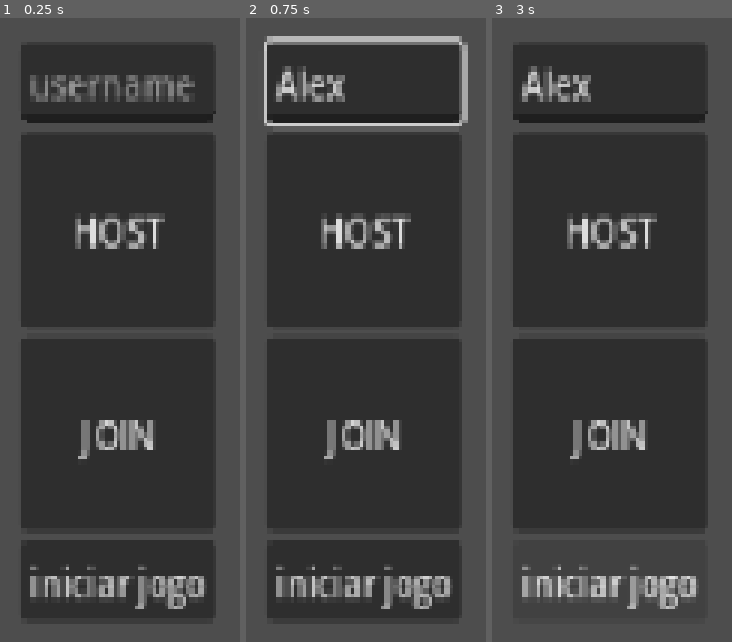
Above: before the commit, frames 1-3 (left to right).
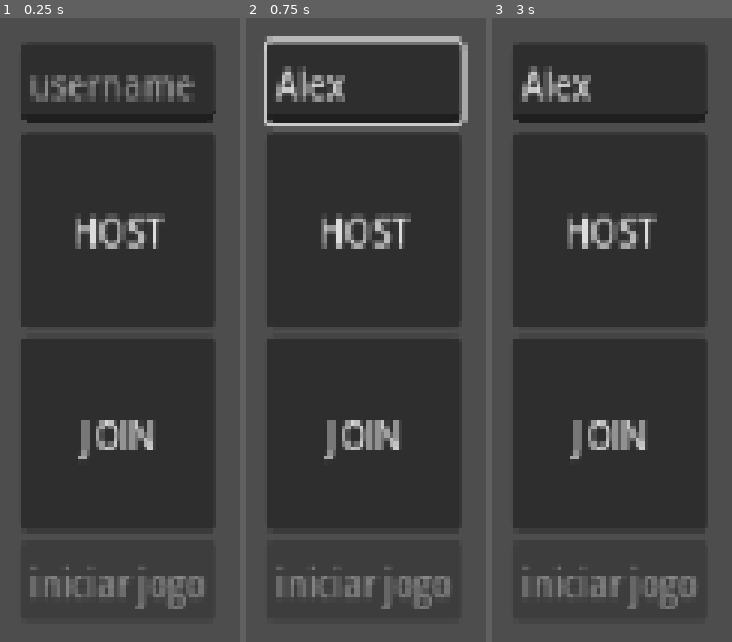
Above: after the commit, the same moments.

Repository: X4vierWhes/High_level_multiplayer
Game: Godot game, scene res://src/Menu.tscn
Same seed, same stepped clock (60 frames per second), same inputs: the game is played once before the commit and once after it.
Inputs (mouse positions are in pixels of both pictures, inside the frame that each line leads up to):
- Up to frame 1 (0.25 s): no input
- Up to frame 2 (0.75 s): click (363, 80) at 0.52 s; type "Alex" at 0.6 s
- Up to frame 3 (3 s): click "HOST" at 1.25 s; click "JOIN" at 2 s; click (609, 579) at 2.75 s, where only the run before the commit has a clickable "iniciar jogo"

The runs differ from the first frame. In frame 1, 1.4% of the frame differs, in the area x 12-85%, y 87-95%; in frame 2, 1.4%; in frame 3, 2.0%.
Error before the commit: Parse Error: Variable "ip_input" has the same name as a previously declared variable. (res://src/menu.gd:4)

Commit message:
finalização do projeto

Diff:
--- a/high-level-multiplayer/src/Game.tscn
+++ b/high-level-multiplayer/src/Game.tscn
@@ -2,9 +2,8 @@
 
 [ext_resource type="Script" uid="uid://bqsocs7vtiury" path="res://src/game.gd" id="1_2c5w0"]
 
-[node name="Game" type="Node2D" unique_id=1966382579 node_paths=PackedStringArray("username_label")]
+[node name="Game" type="Node2D" unique_id=1966382579]
 script = ExtResource("1_2c5w0")
-username_label = NodePath("CanvasLayer/Control/Control/username")
 
 [node name="CanvasLayer" type="CanvasLayer" parent="." unique_id=22733251]
 
@@ -47,7 +46,7 @@
 grow_vertical = 2
 color = Color(0, 0, 0, 1)
 
-[node name="msg" type="LineEdit" parent="CanvasLayer/Control/Control" unique_id=2089936376]
+[node name="nova_msg" type="LineEdit" parent="CanvasLayer/Control/Control" unique_id=2089936376]
 layout_mode = 0
 offset_left = -5.0
 offset_top = 461.0
--- a/high-level-multiplayer/src/Menu.tscn
+++ b/high-level-multiplayer/src/Menu.tscn
@@ -2,7 +2,7 @@
 
 [ext_resource type="Script" uid="uid://c1prismfijt7k" path="res://src/menu.gd" id="1_b4hyn"]
 
-[node name="Menu" type="Control" unique_id=438255624 node_paths=PackedStringArray("ip_input")]
+[node name="Menu" type="Control" unique_id=438255624]
 layout_mode = 3
 anchors_preset = 15
 anchor_right = 1.0
@@ -10,7 +10,6 @@
 grow_horizontal = 2
 grow_vertical = 2
 script = ExtResource("1_b4hyn")
-ip_input = NodePath("BoxContainer/VBoxContainer/LineEdit")
 
 [node name="BoxContainer" type="BoxContainer" parent="." unique_id=784440121]
 layout_mode = 1
--- a/high-level-multiplayer/src/game.gd
+++ b/high-level-multiplayer/src/game.gd
@@ -1,29 +1,29 @@
 extends Node2D
 
-@export var username_label: RichTextLabel
+@onready var username_label: RichTextLabel = $CanvasLayer/Control/Control/username
 @onready var msgs: TextEdit = $CanvasLayer/Control/Control/msgs
-@onready var msg: LineEdit = $CanvasLayer/Control/Control/msg
+@onready var nova_msg: LineEdit = $CanvasLayer/Control/Control/nova_msg
 func _ready() -> void:
 	print("Carregou a cena localmente. Notificando lobby...")
-	Lobby.player_loaded.rpc()
+	username_label.text = "[wave connected=0] {username} [/wave]".format({"username": Lobby.players[multiplayer.get_unique_id()]["name"]})
 
-func start_game() -> void:
-	print("Start - Todos os jogadores estão sincronizados!")
-	atualizar_interface_local()
-
-func atualizar_interface_local() -> void:
-	var meu_id = multiplayer.get_unique_id()
-
-	if meu_id == 1:
-		if 1 in Lobby.players:
-			username_label.text = "Jogador Atual: " + Lobby.players[1]["name"]
-	else:
-		username_label.text = "Jogador Atual: " + Lobby.temporary_name
 
 func _on_send_button_pressed() -> void:
-	rpc("msg_rpc", username_label.text, msg.text)
-	msg.text = ""
+	var crypto := Crypto.new()
+	var payload:String = "{\"username\": \"%s\", \"msg\": \"%s\" }" % [Lobby.players[multiplayer.get_unique_id()]["name"], nova_msg.text]
+	for i in multiplayer.get_peers():
+		print('mensagem enviada a %s' % i)
+		var encrypted = crypto.encrypt(Lobby.players[i]["key"], payload.to_utf8_buffer())
+		rpc_id(i, "msg_rpc", encrypted)
+	append_message(Lobby.players[multiplayer.get_unique_id()]["name"], nova_msg.text)
+	nova_msg.text = ""
 
-@rpc("any_peer", "call_local")
-func msg_rpc(username: String, msg: String) -> void:
-	msgs.text += str( username + " -> " + msg + "\n")
+@rpc("any_peer")
+func msg_rpc(data: PackedByteArray) -> void:
+	var crypto:=Crypto.new()
+	var decrypted:String = crypto.decrypt(Lobby.key_pair, data).get_string_from_utf8()
+	var payload:Dictionary = JSON.parse_string(decrypted)
+	append_message(payload["username"], payload["msg"])
+
+func append_message(username:String, msg:String) -> void:
+	msgs.text += str(username + " -> " + msg + "\n")
--- a/high-level-multiplayer/src/globals/Lobby.gd
+++ b/high-level-multiplayer/src/globals/Lobby.gd
@@ -10,8 +10,7 @@
 
 const KEY_MANAGER_SERVICE_URL:String = "http://localhost:8080/keymanager"
 var key_pair:CryptoKey
-
-var target_keypair:Array[CryptoKey]
+var authority_key:CryptoKey
 
 var players = {}
 var temporary_name: String = "Name"
@@ -34,10 +33,10 @@
 	if error:
 		return error
 	multiplayer.multiplayer_peer = peer
-	players[1] = {"name": host_name}
 
 	var crypto := Crypto.new()
 	key_pair = crypto.generate_rsa(2048)
+	players[1] = {"name": host_name, "key": key_pair}
 
 	http.request(
 		KEY_MANAGER_SERVICE_URL + "/key",
@@ -45,37 +44,36 @@
 		HTTPClient.METHOD_POST,
 		JSON.stringify({"userId": "SERVIDOR", "publicKey": key_pair.save_to_string(true)})
 	)
-
 	var responseFunction = func(
 			_result: int,
-			response_code: int,
+			_response_code: int,
 			_headers: PackedStringArray,
-			_body: PackedByteArray):
-				if response_code == 200: print("chave pública guardada no servidor de chaves")
-
+			body: PackedByteArray):
+				print("chave pública guardada no servidor de chaves")
+				authority_key = CryptoKey.new()
+				var json:Dictionary = JSON.parse_string(body.get_string_from_utf8())
+				authority_key.load_from_string(json["authorityPublicKey"], true)
 
 	http.request_completed.connect(responseFunction)
 	await http.request_completed
 	http.request_completed.disconnect(responseFunction)
 
-	print("Servidor criado por: ", host_name)
-
-func join_game(address = ""):
-	if address.is_empty():
-		address = DEFAULT_SERVER_IP
+func join_game(client_name:String):
+	temporary_name = client_name
 	var peer = ENetMultiplayerPeer.new()
-	var error = peer.create_client(address, PORT)
+	var error = peer.create_client(DEFAULT_SERVER_IP, PORT)
 	if error:
 		return error
 
 	var crypto := Crypto.new()
 	key_pair = crypto.generate_rsa(2048)
+	multiplayer.multiplayer_peer = peer
 
 	http.request(
 		KEY_MANAGER_SERVICE_URL + "/key",
 		["content-Type: application/json"],
 		HTTPClient.METHOD_POST,
-		JSON.stringify({"userId": temporary_name, "publicKey": key_pair.save_to_string(true)})
+		JSON.stringify({"userId": multiplayer.get_unique_id(), "publicKey": key_pair.save_to_string(true)})
 	)
 
 	var responseFunction:Callable = func(
@@ -83,71 +81,67 @@
 			response_code: int,
 			_headers: PackedStringArray,
 			body: PackedByteArray):
-				if (response_code == 200): print('chave pública enviada para servidor de gerenciamento de chaves')
+				if (response_code == 200):
+					authority_key = CryptoKey.new()
+					var json:Dictionary = JSON.parse_string(body.get_string_from_utf8())
+					authority_key.load_from_string(json["authorityPublicKey"], true)
 
 	http.request_completed.connect(responseFunction)
 	await http.request_completed
 	http.request_completed.disconnect(responseFunction)
 
-	multiplayer.multiplayer_peer = peer
-
 func remove_multiplayer_peer():
 	multiplayer.multiplayer_peer = OfflineMultiplayerPeer.new()
 	players.clear()
 
-func call_load_game():
-	http.request(KEY_MANAGER_SERVICE_URL+"/key/SERVIDOR")
+@rpc("authority", "call_local", "reliable")
+func load_game(game_scene_path):
+	if multiplayer.is_server():
+		for i in multiplayer.get_peers():
+			http.request(KEY_MANAGER_SERVICE_URL+"/key/" + str(i))
+	else: http.request(KEY_MANAGER_SERVICE_URL+"/key/SERVIDOR")
 
-	var responseFunction:Callable = func(_result, response_code, _headers, body):
-		print(response_code)
-		var bodyString :String= body.get_string_from_utf8()
-		var json = JSON.parse_string(bodyString)
-		var new_key = CryptoKey.new()
-		# new_key.generate_from_string(json["publickey"])
-		# crypto.validate(json["certificate"])
-		target_keypair.append(new_key)
+	var responseFunction:Callable = func(_result, _response_code, _headers, body):
+		var crypto := Crypto.new()
+		var json = JSON.parse_string(body.get_string_from_utf8())
+		var new_key := CryptoKey.new()
+		new_key.load_from_string(json["publicKey"], true)
+		crypto.verify(
+			HashingContext.HASH_SHA256,
+			json["publicKey"].sha256_buffer(),
+			json["signature"].sha256_buffer(),
+			authority_key) # ESTA FUNÇÃO CRIARÁ UMA EXCESSÃO CASO NÃO SEJA VÁLIDO
+		players[(json["userId"] as int) if json["userId"] != "SERVIDOR" else 1]["key"] = new_key
 
 	http.request_completed.connect(responseFunction)
 	await http.request_completed
+	http.request_completed.disconnect(responseFunction)
 
-	Lobby.load_game.rpc("res://src/Game.tscn")
-
-@rpc("call_local", "reliable")
-func load_game(game_scene_path):
 	get_tree().change_scene_to_file(game_scene_path)
-
-@rpc("any_peer", "call_local", "reliable")
-func player_loaded():
-	if multiplayer.is_server():
-		players_loaded += 1
-		if players_loaded == players.size():
-			$/root/Game.start_game()
-			players_loaded = 0
 
 func _on_player_connected(id):
 	if multiplayer.is_server():
-		# Passa o ID 1 e o nome do Host (String)
 		_register_player.rpc_id(id, 1, players[1]["name"])
 
 func _on_connected_ok():
-	var meu_id = multiplayer.get_unique_id()
 	# Passa o ID próprio e o nome temporário (String) corrigido aqui
-	_register_player.rpc_id(1, meu_id, temporary_name)
+	players[multiplayer.get_unique_id()] = {"name": temporary_name, "key": key_pair}
+	_register_player.rpc_id(1,multiplayer.get_unique_id(), temporary_name)
 
 # Corrigido aqui: a função agora aceita String para o nome do jogador
 @rpc("any_peer", "reliable")
-func _register_player(id_do_jogador: int, nome_do_jogador: String):
+func _register_player(id_do_jogador: int, nome_do_jogador:String):
 	# Monta o dicionário de forma isolada na memória de quem recebe
 	players[id_do_jogador] = {"name": nome_do_jogador}
 	print("--- Registro de Rede --- ID: ", id_do_jogador, " | Nome: ", nome_do_jogador)
 	player_connected.emit(id_do_jogador, players[id_do_jogador])
 
-	if multiplayer.is_server():
-		for id_conectado in players:
-			if id_conectado != 1 and id_conectado != id_do_jogador:
-				# Atualiza os outros clientes cruzando as informações
-				_register_player.rpc_id(id_conectado, id_do_jogador, nome_do_jogador)
-				_register_player.rpc_id(id_do_jogador, id_conectado, players[id_conectado]["name"])
+	#if multiplayer.is_server():
+		#for id_conectado in players:
+			#if id_conectado != 1 and id_conectado != payload["id_do_jogador"]:
+				## Atualiza os outros clientes cruzando as informações
+				#_register_player.rpc_id(id_conectado, payload["id_do_jogador"], payload["nome_do_jogador"])
+				#_register_player.rpc_id(payload["id_do_jogador"], id_conectado, players[id_conectado]["name"])
 
 func _on_player_disconnected(id):
 	players.erase(id)
--- a/high-level-multiplayer/src/menu.gd
+++ b/high-level-multiplayer/src/menu.gd
@@ -1,6 +1,5 @@
 extends Control
 
-@export var ip_input: LineEdit
 @onready var ip_input: LineEdit = $BoxContainer/VBoxContainer/LineEdit
 @onready var init: Button = $BoxContainer/VBoxContainer/init
 @onready var join: Button = $BoxContainer/VBoxContainer/join
@@ -31,9 +30,7 @@
 	host.disabled = true
 	var username = ip_input.text if ip_input and not ip_input.text.is_empty() else "anonymous"
 
-	Lobby.temporary_name = username
-
-	var err = await Lobby.join_game(ip)
+	var err = await Lobby.join_game(username)
 	if err:
 		print("Erro ao conectar: ", err)
 		host.disabled = false
@@ -43,5 +40,4 @@
 
 func _on_init_pressed() -> void:
 	print("Host clicou para iniciar! Mudando a cena de todos os jogadores...")
-	Lobby.load_game.rpc("res://src/Game.tscn")
-	Lobby.call_load_game()
+	Lobby.load_game.bind("res://src/Game.tscn").rpc()
